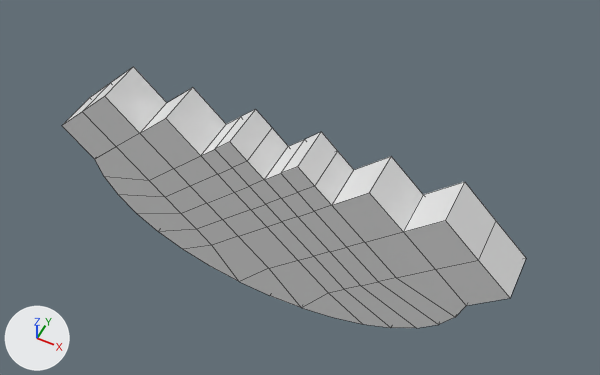
One commit to the FBX model Assets/_Game/Art/Models/Platforms/platform.fbx: the scene before it, then after it.
Camera for both pictures: a camera (50 mm lens) standing at (0.322, -0.584, 0.934) and looking at (0.013, 0.035, 0.16). The axes (+X, +Y, +Z) are drawn at lower left. The lights are the same throughout. The first picture is the older version. Mesh edges are drawn as thin lines. Where no turn or scale is listed for an object, it has been applied to the vertices.

In view in the first picture: 'PLATFORM'.
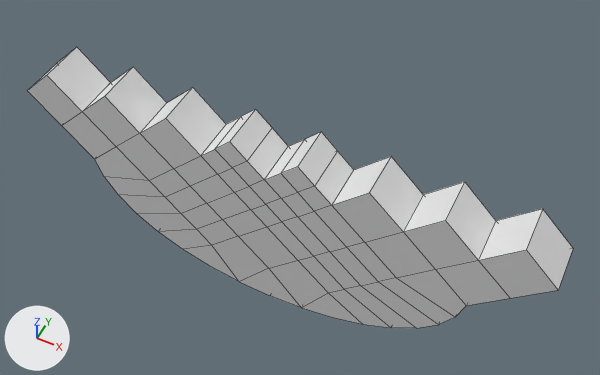
Location of each change, [x1, y1, x2, y2] in pixels of the pictures (600 x 375 px):
'PLATFORM', reshaped (17% wider, 8% taller): before [62, 67, 526, 328]; after [28, 47, 573, 328]
part 1 of me_cube_016, built on: before [64, 84, 526, 298]; after [28, 47, 573, 298]

The change in detail:
me_cube_016 is used by ob_platform; location (0.0, 0.0, 0.0).
me_cube_016 had 142 vertices, 140 faces and spanned x -0.297..0.297, y -0.03..0.03, z 0.0..0.274.
me_cube_016 now has 150 vertices, 148 faces and spans x -0.339..0.339, y -0.03..0.03, z 0.0..0.274.
Part 1, on me_cube_016:
2 faces are deleted.
8 vertices are added at x -0.339..0.339, y -0.03..0.03, z 0.232..0.274.
10 new faces join them.
